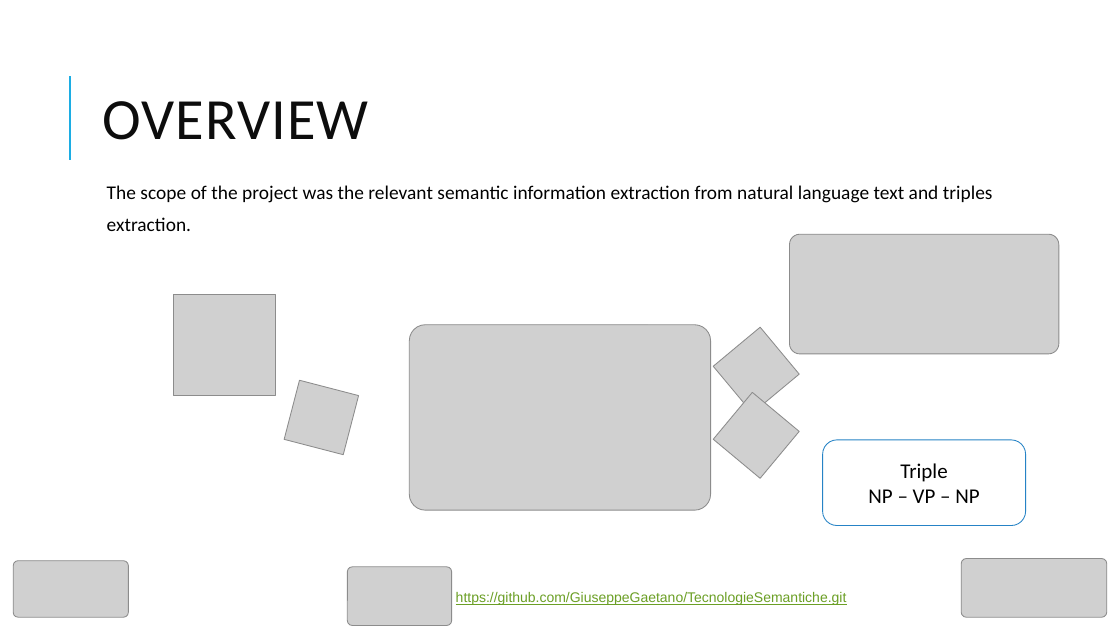
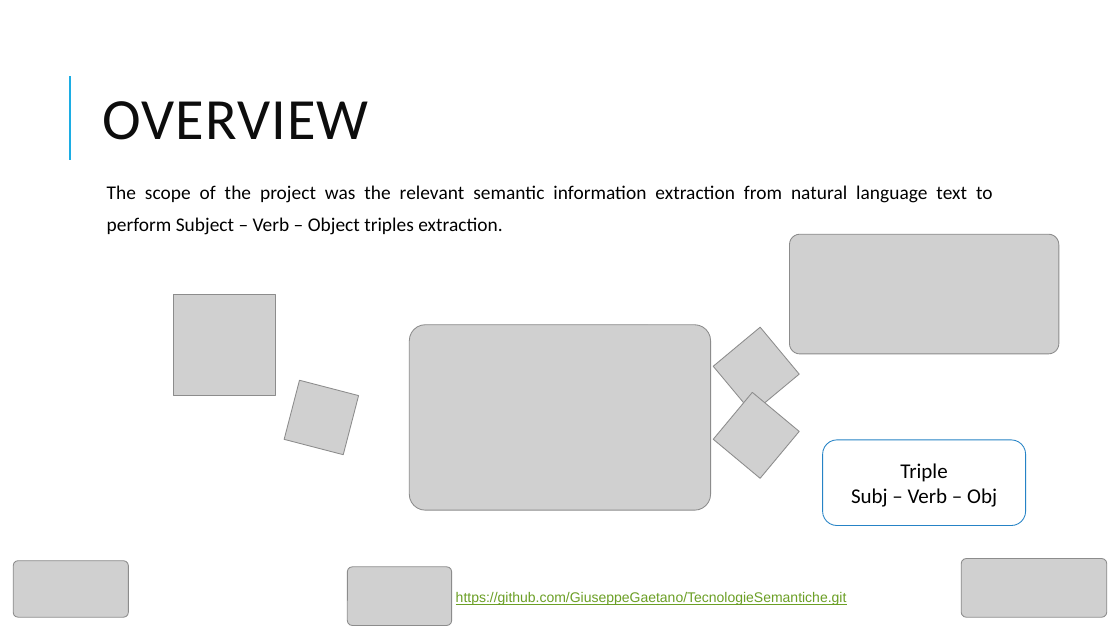
Before and after one commit to GiuseppeGaetano/TecnologieSemantiche, a slide deck: slide 2 of PresentazioneTS.pptx. Drawn at 1120x630 pixels with LibreOffice and Linux fonts; fonts in the diff are those of the drawing; grey boxes stand for pictures; background and template pictures are left out. Boxes give left, top, right and bottom in pixels: in the first picture for what was removed or moved away, otherwise in the second. Text is boxed around its words. In the diff, an @@ line names an element or a change of style, - is before the commit and + after.

```diff
--- a/PresentazioneTS.pptx
+++ b/PresentazioneTS.pptx
@@ text at <box>107,185,993,235</box>: text changed @@
-  The scope of the project was the relevant semantic information extraction from natural language text and triples extraction.
+  The scope of the project was the relevant semantic information extraction from natural language text to perform Subject – Verb – Object triples extraction.
@@ text at <box>851,488,997,507</box>: text changed @@
-NP – VP – NP
+Subj – Verb – Obj
```
Also in this commit, not shown: 3 other slides changed, 1 other file.
